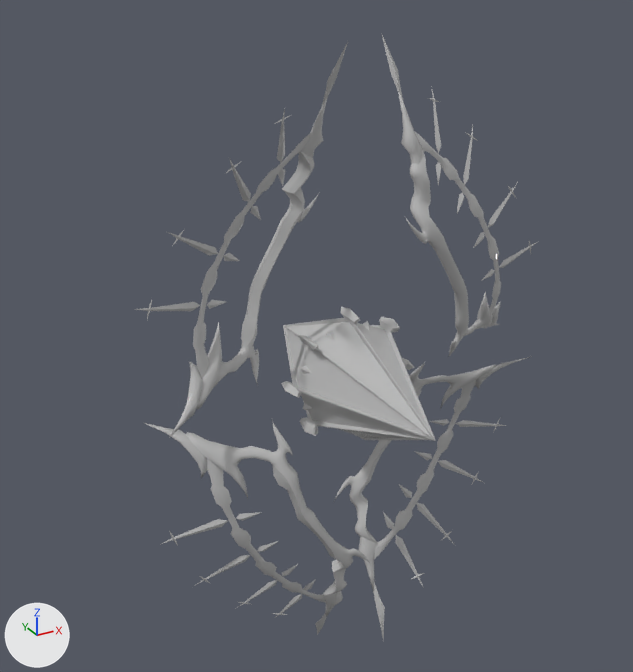
What one commit did to the FBX model Branch/Assets/_ProjectAssets/04. Animations/Monster/Amon/Amon_Phase_1_Spin_Ready.fbx.
Camera for both pictures: a 50 mm lens placed at (-2.09, -3.46, 3.97), pointed at (-0.12, 0.13, 2.18). Arrows for +X, +Y and +Z are at lower left; the lights stay in place. Both versions are drawn at frame 26 of the action 'Main_Boos_Phase_1'; the numbers are the values there.

Names of what the first picture shows: 'Core', 'Weapon_A', 'Weapon_B', 'Weapon_C', 'Weapon_D'.
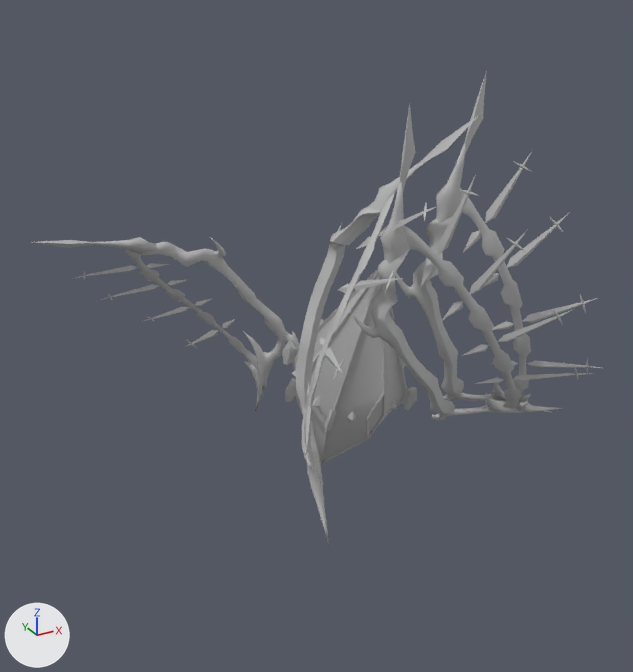
What differs and where, as boxes (x1, y1, x2, y2) in the pictures (633 x 672 px):
'Weapon_A', moved, turned
    before: (134, 42, 348, 438)
    after: (296, 114, 480, 545)
'Core', turned
    before: (281, 307, 436, 441)
    after: (282, 270, 417, 465)
'Weapon_C', reshaped, moved, turned
    before: (381, 33, 539, 357)
    after: (348, 103, 591, 420)
'Weapon_D', reshaped, moved, turned
    before: (334, 356, 532, 641)
    after: (395, 70, 600, 413)
'Weapon_B', reshaped, moved, turned
    before: (145, 420, 370, 635)
    after: (31, 237, 300, 411)

Patch to the scene script:
```diff
--- a/Branch/Assets/_ProjectAssets/04. Animations/Monster/Amon/Amon_Phase_1_Spin_Ready.fbx.py
+++ b/Branch/Assets/_ProjectAssets/04. Animations/Monster/Amon/Amon_Phase_1_Spin_Ready.fbx.py
@@ me_mesh_003 @@
 me_mesh_003.from_pydata(...)  # 700 vertices, 778 faces; spans x 2.3..43.3, y -14.4..4.1, z 79.3..143.5
 # used by ob_weapon_c; location = (0.0, 0.0, 0.0); scale = (0.0254, 0.0254, 0.0254)
+# me_mesh_003 part 4: the whole mesh is multiplied about its middle by the matrix ((0.711, 0.67, -0.212), (-0.688, 0.726, -0.012), (0.146, 0.154, 0.977)), then moved by (-17.1, -15.1, 1.7)
 me_mesh_003.materials.append(mat_weapon)
@@ me_mesh_001 @@
 me_mesh_001.from_pydata(...)  # 700 vertices, 778 faces; spans x -43.3..-2.3, y -14.4..4.1, z 12.5..76.7
 # used by ob_weapon_b; location = (0.0, 0.0, 0.0); scale = (0.0254, 0.0254, 0.0254)
+# me_mesh_001 part 2: the whole mesh is multiplied about its middle by the matrix ((0.049, -0.586, 0.809), (-0.586, -0.673, -0.452), (0.809, -0.452, -0.377)), then moved by (-2.5, 37.1, 30.5)
 me_mesh_001.materials.append(mat_weapon)
@@ me_mesh @@
 me_mesh.from_pydata(...)  # 216 vertices, 278 faces; spans x -14.4..14.4, y -29.5..29.5, z -11.3..14.6
 # used by ob_core; location = (0.0, 0.0, 1.981); scale = (0.0254, 0.0254, 0.0254)
+# me_mesh part 1: the whole mesh is turned -90 degrees about the x axis through the mesh origin
 me_mesh.materials.append(mat_core)
@@ me_mesh_002 @@
 me_mesh_002.from_pydata(...)  # 700 vertices, 778 faces; spans x 1.8..43.0, y -8.3..9.6, z 12.7..76.6
 # used by ob_weapon_d; location = (0.0, 0.0, 0.0); scale = (0.0254, 0.0254, 0.0254)
+# me_mesh_002 part 5: the whole mesh is multiplied about its middle by the matrix ((0.707, -0.707, 0.0), (-0.707, -0.707, 0.0), (0.0, 0.0, -1.0)), then moved by (-7.0, -16.9, 67.5)
 me_mesh_002.materials.append(mat_weapon)
@@ me_mesh_004 @@
 me_mesh_004.from_pydata(...)  # 700 vertices, 778 faces; spans x -43.0..-1.8, y -8.3..9.6, z 79.4..143.3
 # used by ob_weapon_a; location = (0.0, 0.0, 0.0); scale = (0.0254, 0.0254, 0.0254)
+# me_mesh_004 part 3: the whole mesh is turned 45 degrees about the z axis through its middle, then moved by (6.1, -16.0, 0.4)
 me_mesh_004.materials.append(mat_weapon)
@@ ob_weapon_c @@
 ob_weapon_c = bpy.data.objects.new('Weapon_C', me_mesh_003)
-ob_weapon_c.location = (0.0, 0.0, 0.0)
+ob_weapon_c.location = (0.0, 0.764, 0.153)
+ob_weapon_c.rotation_euler = (0.396, 0.0, 0.0)  # degrees (23, 0, 0)
 ob_weapon_c.scale = (0.0254, 0.0254, 0.0254)
@@ ob_weapon_b @@
 ob_weapon_b = bpy.data.objects.new('Weapon_B', me_mesh_001)
-ob_weapon_b.location = (0.0, 0.0, 0.0)
+ob_weapon_b.location = (0.0, 0.764, 0.153)
+ob_weapon_b.rotation_euler = (0.396, 0.0, 0.0)  # degrees (23, 0, 0)
 ob_weapon_b.scale = (0.0254, 0.0254, 0.0254)
@@ ob_core @@
 ob_core.location = (0.0, 0.0, 1.981)
+ob_core.rotation_euler = (0.396, 0.0, 0.0)  # degrees (23, 0, 0)
 ob_core.scale = (0.0254, 0.0254, 0.0254)
@@ ob_weapon_d @@
 ob_weapon_d = bpy.data.objects.new('Weapon_D', me_mesh_002)
-ob_weapon_d.location = (0.0, 0.0, 0.0)
+ob_weapon_d.location = (0.0, 0.764, 0.153)
+ob_weapon_d.rotation_euler = (0.396, 0.0, 0.0)  # degrees (23, 0, 0)
 ob_weapon_d.scale = (0.0254, 0.0254, 0.0254)
@@ ob_weapon_a @@
 ob_weapon_a = bpy.data.objects.new('Weapon_A', me_mesh_004)
-ob_weapon_a.location = (0.0, 0.0, 0.0)
+ob_weapon_a.location = (0.0, 0.764, 0.153)
+ob_weapon_a.rotation_euler = (0.396, 0.0, 0.0)  # degrees (23, 0, 0)
 ob_weapon_a.scale = (0.0254, 0.0254, 0.0254)
```
